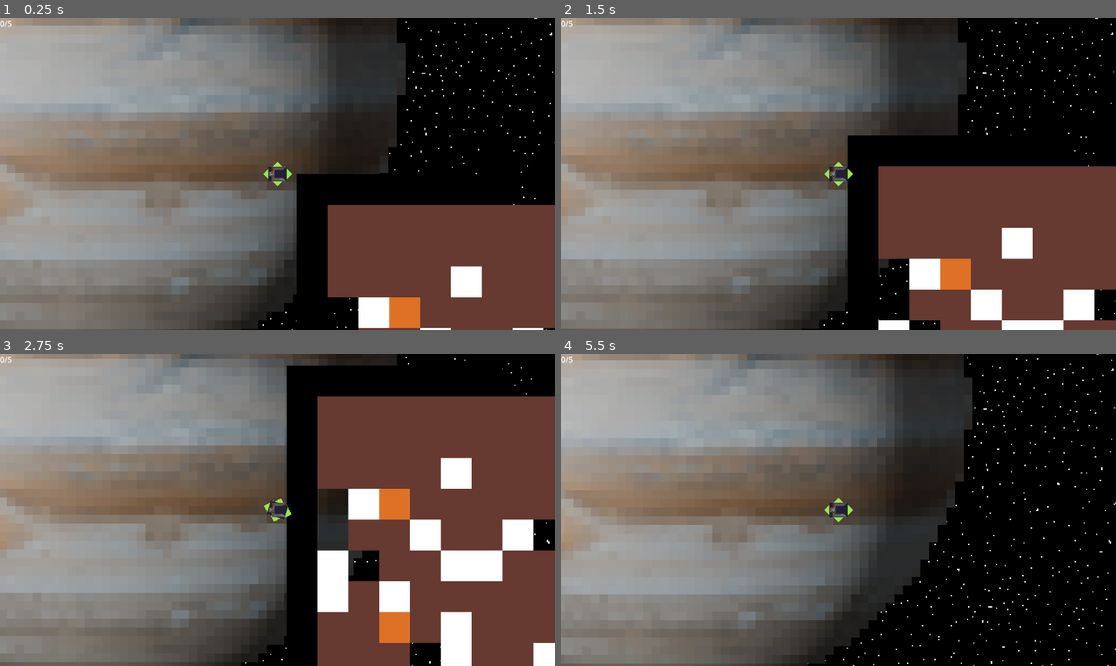
Above: before the commit, frames 1-4 (two rows, left to right).
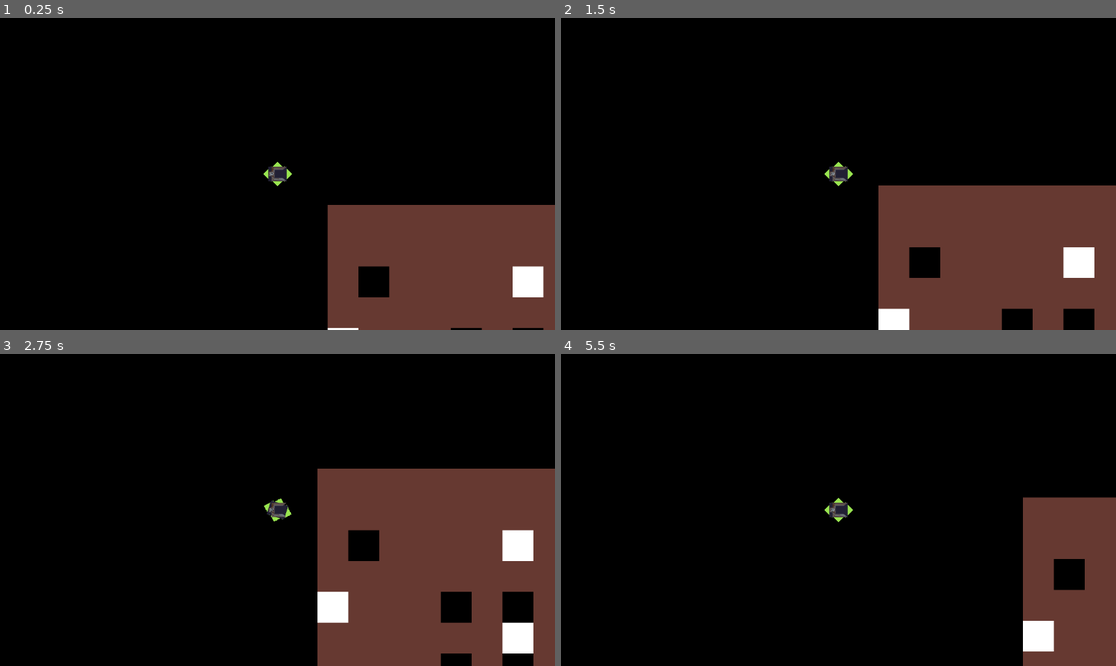
Above: after the commit, the same moments.

Repository: MissionToPsyche-Iridium/iridium_21q_web_game-csu
Game: Godot game, scene res://Scenes/pre.tscn
Two runs of this game, one before a commit and one after it. Both use one fixed random seed, a clock stepped at 60 frames per second and the inputs below.
Inputs:
- Up to frame 1 (0.25 s): no input
- Up to frame 2 (1.5 s): hold D (right) 0.53-1.28 s; hold S (down) from 1.28 s (still down)
- Up to frame 3 (2.75 s): release S (down) at 2.03 s; hold D (right) from 2.03 s (still down)
- Up to frame 4 (5.5 s): tap Enter at 2.75 s; release D (right) at 2.78 s; hold W (up) 2.78-3.53 s; hold A (left) 3.53-5.03 s; hold S (down) from 5.03 s (still down)

The runs differ from the first frame. In frame 1, 66% of the frame differs, in the area x 0-100%, y 0-100%; in frame 2, 68%; in frame 3, 73%; in frame 4, 75%.

Commit message:
Added game master, started working on global clock. Text on screen displays global clock.

Diff:
--- a/Scenes/pre.tscn
+++ b/Scenes/pre.tscn
@@ -1,9 +1,8 @@
-[gd_scene load_steps=6 format=3 uid="uid://ckw2p7i6fa3mc"]
+[gd_scene load_steps=5 format=3 uid="uid://ckw2p7i6fa3mc"]
 
 [ext_resource type="PackedScene" uid="uid://ok71srmvbp25" path="res://Objects/mine.tscn" id="1_kaa4o"]
 [ext_resource type="PackedScene" uid="uid://c5c4d80q5qjwo" path="res://Objects/drone.tscn" id="2_crkk4"]
-[ext_resource type="Script" path="res://scripts/gui/itemcount.gd" id="3_y4y6l"]
-[ext_resource type="Script" path="res://scripts/timerlabel.gd" id="4_1ytvb"]
+[ext_resource type="PackedScene" uid="uid://b3r10iky618p3" path="res://Objects/gui.tscn" id="3_6ldke"]
 [ext_resource type="PackedScene" uid="uid://k4uvy8kqqy6l" path="res://Assets/backgrounds/space.tscn" id="5_0j7oc"]
 
 [node name="Node2D" type="Node2D"]
@@ -13,26 +12,6 @@
 [node name="CharacterBody2D" parent="." instance=ExtResource("2_crkk4")]
 position = Vector2(-40, 0)
 
-[node name="GUI" type="CanvasLayer" parent="CharacterBody2D"]
-
-[node name="Control" type="Control" parent="CharacterBody2D/GUI"]
-layout_mode = 3
-anchors_preset = 0
-offset_right = 40.0
-offset_bottom = 40.0
-size_flags_horizontal = 3
-
-[node name="Item Count" type="Label" parent="CharacterBody2D/GUI/Control"]
-layout_mode = 0
-offset_right = 49.0
-offset_bottom = 29.0
-script = ExtResource("3_y4y6l")
-
-[node name="Timer Label" type="Label" parent="CharacterBody2D/GUI"]
-offset_left = 1115.0
-offset_top = 3.0
-offset_right = 1155.0
-offset_bottom = 26.0
-script = ExtResource("4_1ytvb")
+[node name="GUI" parent="CharacterBody2D" instance=ExtResource("3_6ldke")]
 
 [node name="Space" parent="." instance=ExtResource("5_0j7oc")]
--- a/scripts/DroneMove.gd
+++ b/scripts/DroneMove.gd
@@ -1,6 +1,6 @@
 extends CharacterBody2D
 
-@export var speed: int = 400
+@export var speed: int = 200
 @onready var sprite: Node2D = $Sprites
 @onready var inputdirection = null
 func handle_rot(input: Vector2):
--- a/scripts/gamemaster.gd
+++ b/scripts/gamemaster.gd
@@ -1,10 +1,23 @@
 extends Node
 
-
+@onready var timer = Timer.new() #Games timer.
+var timetillloss = 60 #How much time in sec the player has till they lose.
 
 func _ready() -> void:
+	add_child(timer)
+	timer.connect("timeout", _on_game_clock_timeout)
+	timer.one_shot = true
+	wind_game_clock()
 	pass
 
+func _on_game_clock_timeout(): #when the timer ends, the player loses.
+	print("GAME END")
+
+func get_time(): #Returns the time remaining on the global clock.
+	return timer.time_left
+
+func wind_game_clock(): #Set the timer given the timetillloss var.
+	timer.start(timetillloss) # In sec.
 
 func _process(delta: float) -> void:
 	pass
--- a/scripts/gui/itemcount.gd
+++ b/scripts/gui/itemcount.gd
@@ -2,7 +2,7 @@
 
 #Handles the X/X display on the GUI.
 
-@onready var stringbuilder: String = "{total}/{max}"
+@onready var stringbuilder: String = "Size: {total}/{max}"
 @onready var stringholder: String = ""
 
 func _ready() -> void:
--- a/scripts/mine.gd
+++ b/scripts/mine.gd
@@ -128,7 +128,6 @@
 func _ready() -> void:
 	#SETUP GRID.
 	init_grid_array(height,width)
-	seed(randi_range(0,25565)) #DO NOT CALL THIS AGAIN, SETS SEED FOR EVERY RANDOM OBJECT.
 	rand_grid_array_with_seed()
 	log_grid_array()
 	count_ores()
--- a/scripts/timerlabel.gd
+++ b/scripts/timerlabel.gd
@@ -11,4 +11,5 @@
 
 # Called every frame. 'delta' is the elapsed time since the previous frame.
 func _process(delta: float) -> void:
+	text = "Time: " + str(roundf(Gamemaster.get_time()))
 	pass
